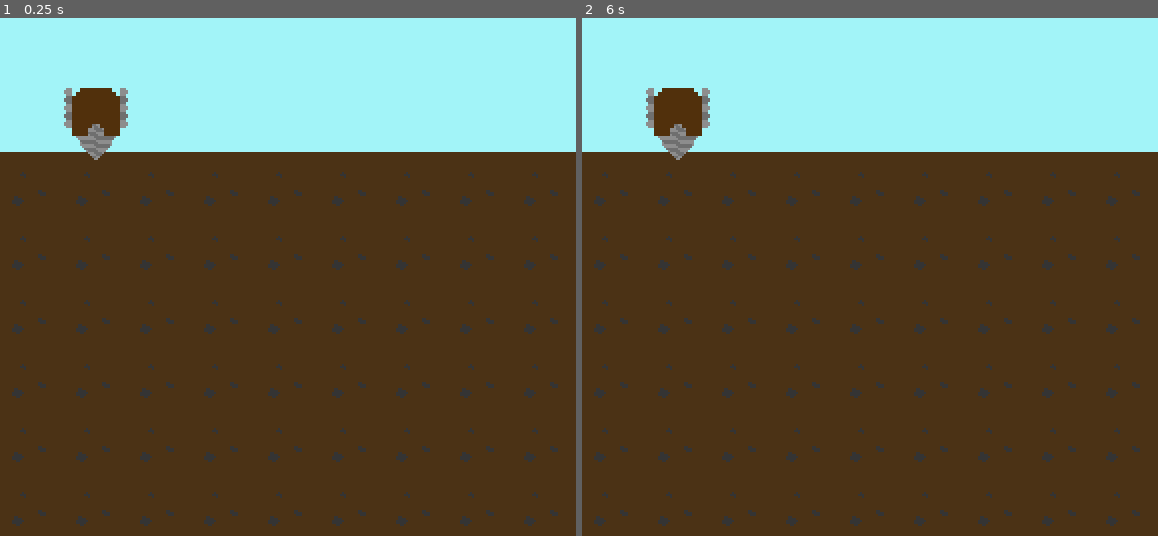
Above: before the commit, frames 1-2 (left to right).
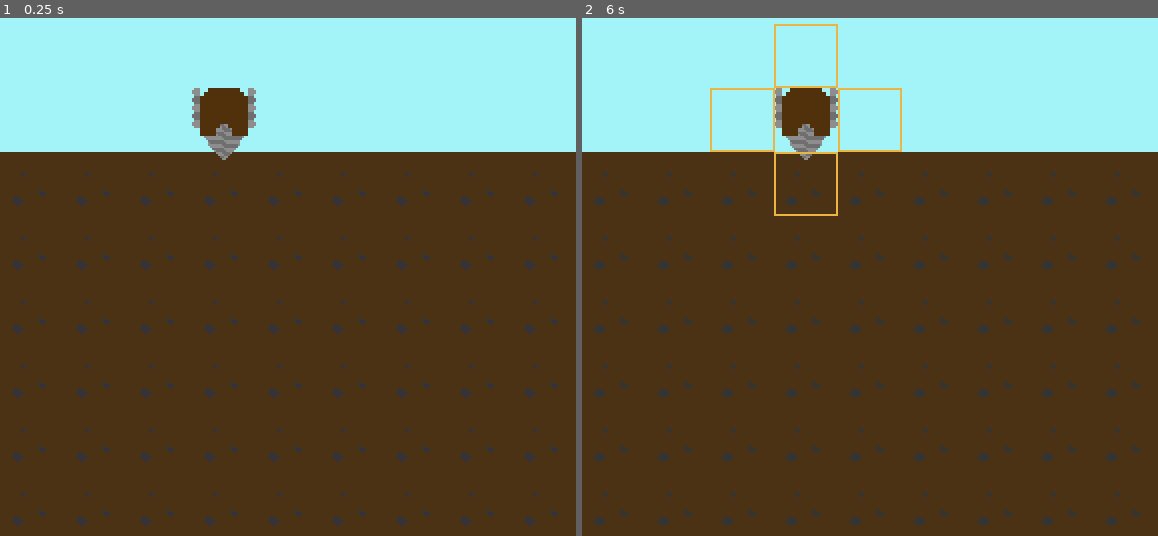
Above: after the commit, the same moments.

Repository: the-alex-g/LD48
Game: Godot game, scene res://Main/Main.tscn
The game is run twice, just before and just after one commit, with the same random seed, the same clock (stepped at 60 frames per second) and the same inputs.
Inputs (mouse positions are in pixels of both pictures, inside the frame that each line leads up to):
- Up to frame 1 (0.25 s): no input
- Up to frame 2 (6 s): tap Enter at 0.5, 2, 3.5 s; move the mouse to (996, 220) at 0.52 s; click (996, 220) at 0.67 s; tap Space at 1.25, 2.75, 4.25 s; move the mouse to (754, 277) at 1.27 s; click (754, 277) at 1.42 s; move the mouse to (927, 121) at 2.02 s; click (927, 121) at 2.17 s; move the mouse to (841, 365) at 2.77 s; click (841, 365) at 2.92 s; move the mouse to (1042, 333) at 3.52 s; click (1042, 333) at 3.67 s; move the mouse to (697, 163) at 4.27 s; click (697, 163) at 4.42 s; move the mouse to (898, 245) at 5.02 s; click (898, 245) at 5.17 s; move the mouse to (783, 106) at 5.77 s; click (783, 106) at 5.92 s

The runs differ from the first frame. In frame 1, 2.2% of the frame differs, in the area x 11-45%, y 13-28%; in frame 2, 2.9%, in the area x 11-56%, y 1-39%.

Commit message:
improve the selection system

Diff:
--- a/project/CreatableItems/Drill.gd
+++ b/project/CreatableItems/Drill.gd
@@ -58,8 +58,9 @@
 	material.set_shader_param("direction", value)
 
 func _drill()->void:
+	enable(false)
 	_animation_player.play("Drilling")
-	emit_signal("drill", _mine_location.get_global_transform().origin, self, speed)
+	emit_signal("drill", _mine_location.get_global_transform().origin, speed)
 
 
 func _on_Drill_selection_state_changed(selected:bool)->void:
@@ -81,7 +82,6 @@
 	var right_margin := margin_right
 	var bottom_margin := margin_bottom
 	var top_margin := margin_top
-	_enabled = false
 	_tween.interpolate_property(self, "margin_left", null, left_margin+offset.x, 1.0)
 	_tween.interpolate_property(self, "margin_right", null, right_margin+offset.x, 1.0)
 	_tween.interpolate_property(self, "margin_top", null, top_margin+offset.y, 1.0)
@@ -91,4 +91,4 @@
 
 func _on_Tween_tween_all_completed():
 	_animation_player.play("Idle")
-	_enabled = true
+	enable(true)
--- a/project/CreatableItems/Selectable.gd
+++ b/project/CreatableItems/Selectable.gd
@@ -2,6 +2,7 @@
 extends TextureRect
 
 # signals
+# warning-ignore:unused_signal
 signal selection_state_changed(selected)
 
 # enums
@@ -25,8 +26,6 @@
 
 
 func _on_mouse_state_changed(entered:bool)->void:
-	if not _enabled:
-		return
 	if entered:
 		_hovered = true
 		SelectionManager.hovered = self
@@ -38,3 +37,8 @@
 func _deselect()->void:
 	if selected:
 		SelectionManager.deselect()
+
+
+func enable(value:bool)->void:
+	_enabled = value
+	SelectionManager.can_be_selected = value
--- a/project/Main/Main.gd
+++ b/project/Main/Main.gd
@@ -11,21 +11,22 @@
 
 # variables
 var _ignore
-var _drill_locations := {}
 
 # onready variables
 onready var _tile_map := $TileMap
+onready var _drill := $Drill
 
 
 func _ready()->void:
 	_tile_map.generate_map(air_at_top)
+	var drill_position := (randi()%9)*32
+	_drill.margin_left = drill_position
+	_drill.margin_right = drill_position+32
 
 
-func _on_Drill_drill(location:Vector2, drill:Drill, speed:float)->void:
-	var map_location:Vector2 = _tile_map.mine(location, speed)
-	_drill_locations[map_location] = drill
+func _on_Drill_drill(location:Vector2, speed:float)->void:
+	_tile_map.mine(location, speed)
 
 
-func _on_TileMap_tile_destroyed(tile_position:Vector2)->void:
-	var drill:Drill = _drill_locations[tile_position]
-	drill.move()
+func _on_TileMap_tile_destroyed()->void:
+	_drill.move()
--- a/project/Main/TileMap.gd
+++ b/project/Main/TileMap.gd
@@ -1,14 +1,13 @@
 extends TileMap
 
 # signals
-signal tile_destroyed(tile_position)
+signal tile_destroyed
 
 # enums
 
 # constants
 const TILE_PROGRESSION := {
 	0:2,
-	1:1,
 }
 const BREAKING_TILES := [
 	0,
@@ -34,10 +33,9 @@
 	_screensize_as_cells = _screensize/CELL_SIZE
 
 
-func mine(mining_position:Vector2, speed:float)->Vector2:
+func mine(mining_position:Vector2, speed:float):
 	var tile_position = world_to_map(mining_position)
 	_advance_tile(tile_position, speed)
-	return tile_position
 
 
 func _advance_tile(tile_position:Vector2, speed:float)->void:
@@ -47,6 +45,8 @@
 		set_cellv(tile_position, next_tile)
 		if BREAKING_TILES.has(tile):
 			_start_break_timer(tile, tile_position, next_tile, speed)
+	else:
+		emit_signal("tile_destroyed")
 
 
 func _start_break_timer(tile:int, tile_position:Vector2, next_tile:int, speed:float)->void:
@@ -65,7 +65,7 @@
 	timer.stop()
 	timer.queue_free()
 	set_cellv(tile_position, EMPTY_UNDERGROUND_TILE)
-	emit_signal("tile_destroyed", tile_position)
+	emit_signal("tile_destroyed")
 
 
 func generate_map(below:int = 0)->void:
--- a/project/SelectionManager.gd
+++ b/project/SelectionManager.gd
@@ -12,12 +12,15 @@
 var _ignore
 var hovered:Selectable = null
 var selected:Selectable = null
+var can_be_selected := true
 
 # onready variables
 
 
 func _input(event:InputEvent)->void:
 	if hovered == null and selected == null:
+		return
+	if not can_be_selected:
 		return
 	elif event is InputEventMouseButton and event.is_pressed():
 		if event.button_index == BUTTON_LEFT and selected == null:
